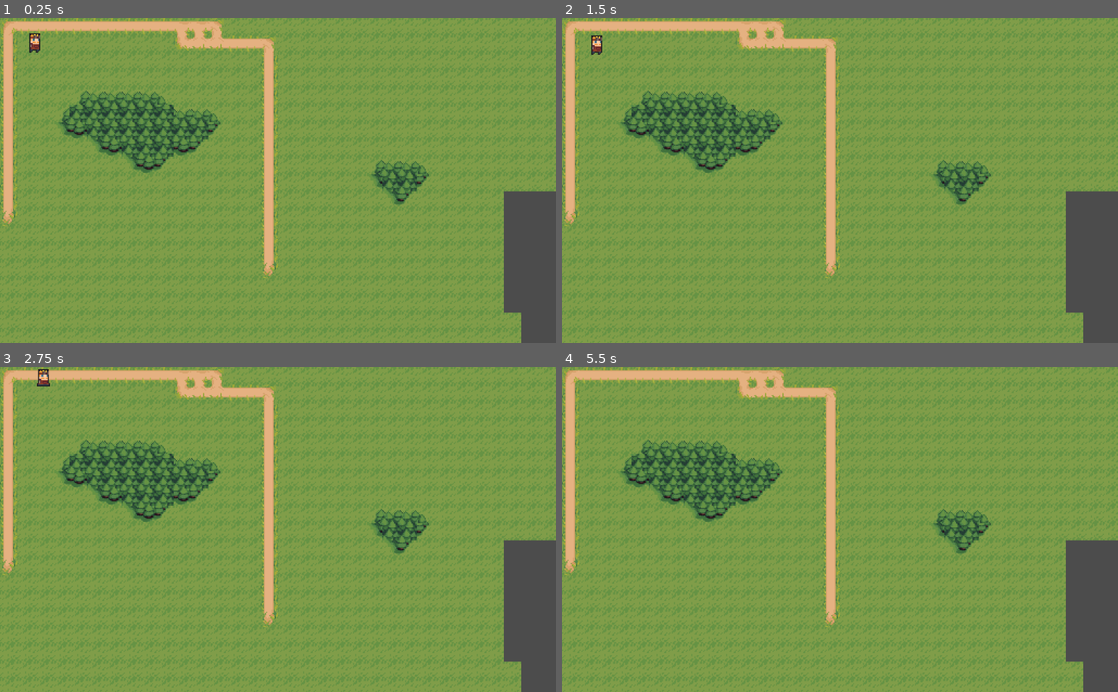
Above: before the commit, frames 1-4 (two rows, left to right).
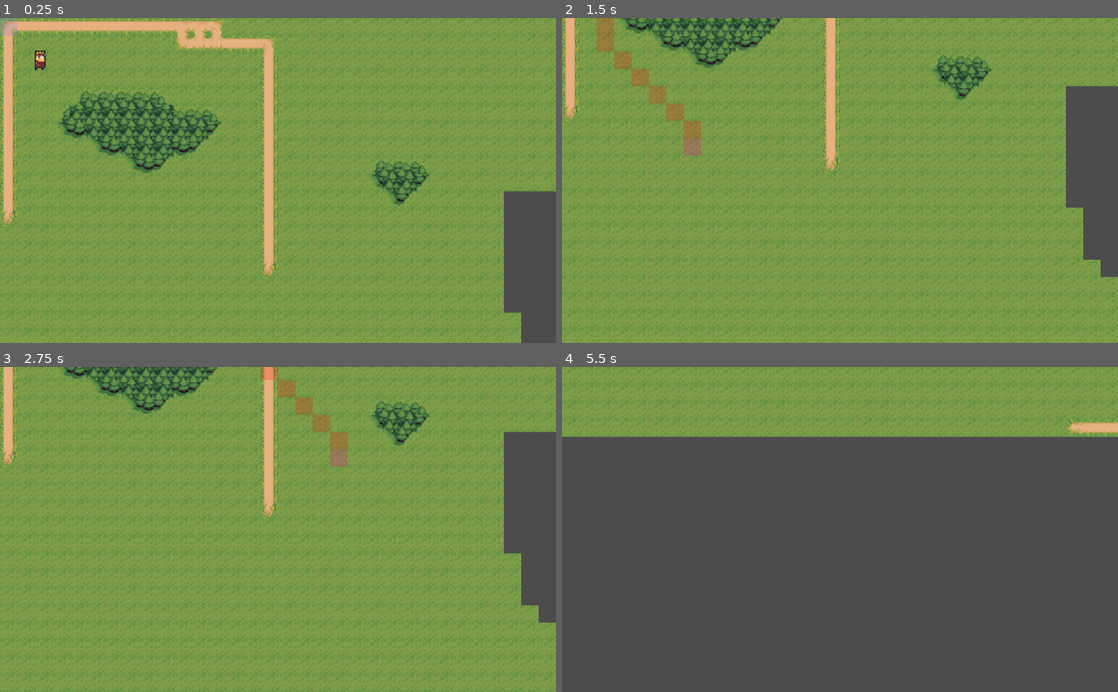
Above: after the commit, the same moments.

Repository: veratoe/godot_rts
Game: Godot game, scene res://scenes/root.tscn
Same seed, same stepped clock (60 frames per second), same inputs: the game is played once before the commit and once after it.
Inputs (mouse positions are in pixels of both pictures, inside the frame that each line leads up to):
- Up to frame 1 (0.25 s): no input
- Up to frame 2 (1.5 s): tap Enter at 0.5 s; move the mouse to (962, 164) at 0.52 s; press the mouse at (962, 164) at 0.53 s; tap S (ui_camera_down, bound only after the commit) at 0.8 s; release the mouse at (962, 164) at 1.25 s; drag from (728, 196) to (595, 40) at 1.27 s
- Up to frame 3 (2.75 s): move the mouse to (333, 458) at 2.02 s; hold A (ui_camera_left, bound only after the commit) from 2.03 s (still down); click (333, 458) at 2.17 s; tap D (ui_camera_right, bound only after the commit) at 2.3 s
- Up to frame 4 (5.5 s): release A (ui_camera_left, bound only after the commit) at 2.75 s; drag from (812, 594) to (673, 480) at 2.77 s; tap Space at 3.5 s; move the mouse to (1006, 578) at 3.52 s; hold W (ui_camera_up, bound only after the commit) 3.53-4.25 s; click (1006, 578) at 3.8 s; drag from (673, 480) to (756, 448) at 4.27 s; move the mouse to (867, 529) at 5.02 s; hold S (ui_camera_down, bound only after the commit) from 5.03 s (still down); click (867, 529) at 5.17 s; tap A (ui_camera_left, bound only after the commit) at 5.3 s

The runs differ from the first frame. In frame 1, 0.4% of the frame differs, in the area x 0-9%, y 0-17%; in frame 2, 25%; in frame 3, 34%; in frame 4, 77%, in the area x 0-100%, y 0-100%.

Commit message:
Astar betere diagonalen, begin camera

Diff:
--- a/project.godot
+++ b/project.godot
@@ -30,6 +30,26 @@
 "events": [ Object(InputEventMouseButton,"resource_local_to_scene":false,"resource_name":"","device":0,"alt":false,"shi …(212 unchanged characters)…
  ]
 }
+ui_camera_right={
+"deadzone": 0.5,
+"events": [ Object(InputEventKey,"resource_local_to_scene":false,"resource_name":"","device":0,"alt":false,"shift":false,"control":false,"meta":false,"command":false,"pressed":false,"scancode":68,"unicode":0,"echo":false,"script":null)
+ ]
+}
+ui_camera_left={
+"deadzone": 0.5,
+"events": [ Object(InputEventKey,"resource_local_to_scene":false,"resource_name":"","device":0,"alt":false,"shift":false,"control":false,"meta":false,"command":false,"pressed":false,"scancode":65,"unicode":0,"echo":false,"script":null)
+ ]
+}
+ui_camera_up={
+"deadzone": 0.5,
+"events": [ Object(InputEventKey,"resource_local_to_scene":false,"resource_name":"","device":0,"alt":false,"shift":false,"control":false,"meta":false,"command":false,"pressed":false,"scancode":87,"unicode":0,"echo":false,"script":null)
+ ]
+}
+ui_camera_down={
+"deadzone": 0.5,
+"events": [ Object(InputEventKey,"resource_local_to_scene":false,"resource_name":"","device":0,"alt":false,"shift":false,"control":false,"meta":false,"command":false,"pressed":false,"scancode":83,"unicode":0,"echo":false,"script":null)
+ ]
+}
 
 [rendering]
 
--- a/scenes/actors.tscn
+++ b/scenes/actors.tscn
@@ -7,6 +7,7 @@
 [ext_resource path="res://scripts/actor.gd" type="Script" id=5]
 
 [sub_resource type="RectangleShape2D" id=1]
+extents = Vector2( 8, 8 )
 
 [sub_resource type="SpriteFrames" id=2]
 animations = [ {
@@ -16,16 +17,23 @@
 "speed": 5.0
 } ]
 
-[node name="players" type="Node2D"]
-
-[node name="Area2D" type="Area2D" parent="."]
+[node name="actor" type="Area2D"]
 script = ExtResource( 5 )
 
-[node name="player2" type="CollisionShape2D" parent="Area2D"]
-position = Vector2( 0, -10 )
+[node name="ColorRect" type="ColorRect" parent="."]
+visible = false
+margin_right = 16.0
+margin_bottom = 16.0
+color = Color( 1, 1, 1, 0.294118 )
+__meta__ = {
+"_edit_use_anchors_": false
+}
+
+[node name="CollisionShape2D" type="CollisionShape2D" parent="."]
+position = Vector2( 8, 8 )
 shape = SubResource( 1 )
 
-[node name="AnimatedSprite" type="AnimatedSprite" parent="Area2D/player2"]
-position = Vector2( 0, -6 )
+[node name="AnimatedSprite" type="AnimatedSprite" parent="."]
+position = Vector2( 5, 0 )
 frames = SubResource( 2 )
-[connection signal="area_entered" from="Area2D" to="Area2D" method="_on_Area2D_area_entered"]
+[connection signal="area_entered" from="." to="." method="_on_Area2D_area_entered"]
--- a/scenes/root.tscn
+++ b/scenes/root.tscn
@@ -1,8 +1,13 @@
-[gd_scene load_steps=2 format=2]
+[gd_scene load_steps=3 format=2]
 
 [ext_resource path="res://scripts/root.gd" type="Script" id=1]
+[ext_resource path="res://scripts/Camera2D.gd" type="Script" id=2]
 
 [node name="root" type="Node2D"]
 script = ExtResource( 1 )
 
 [node name="Camera2D" type="Camera2D" parent="."]
+anchor_mode = 0
+current = true
+smoothing_enabled = true
+script = ExtResource( 2 )
--- a/scenes/world.tscn
+++ b/scenes/world.tscn
@@ -1,9 +1,11 @@
-[gd_scene load_steps=3 format=2]
+[gd_scene load_steps=4 format=2]
 
 [ext_resource path="res://tilemap/world_tiles.tres" type="TileSet" id=1]
 [ext_resource path="res://scripts/pathfinder.gd" type="Script" id=2]
+[ext_resource path="res://scripts/grid.gd" type="Script" id=3]
 
 [node name="world" type="TileMap"]
+z_index = -1
 tile_set = ExtResource( 1 )
 cell_size = Vector2( 16, 16 )
 format = 1
@@ -12,3 +14,6 @@
 __meta__ = {
 "_edit_horizontal_guides_": [ 715.337 ]
 }
+
+[node name="grid" type="Node2D" parent="."]
+script = ExtResource( 3 )
--- /dev/null
+++ b/scripts/Camera2D.gd
@@ -0,0 +1,49 @@
+extends Camera2D
+
+
+# Declare member variables here. Examples:
+var step : int = 100
+# var b = "text"
+var is_drag : bool = false
+
+var last_mouse_position : Vector2
+
+# Called when the node enters the scene tree for the first time.
+func _ready():
+	last_mouse_position = get_local_mouse_position()
+	pass # Replace with function body.
+
+
+
+# Called every frame. 'delta' is the elapsed time since the previous frame.
+#func _process(delta):
+#	pass
+
+func _input(event):
+
+	self.smoothing_enabled = true
+
+	if Input.is_action_pressed("ui_camera_right"):
+		position.x += step
+	if Input.is_action_pressed("ui_camera_left"):
+		position.x -= step
+	if Input.is_action_pressed("ui_camera_down"):
+		position.y += step
+	if Input.is_action_pressed("ui_camera_up"):
+		position.y -= step
+
+	if event is InputEventMouseButton:
+		if event.pressed and event.button_index == BUTTON_RIGHT:
+			is_drag = true
+			last_mouse_position = get_global_mouse_position()
+		else:
+			is_drag = false
+
+	if event is InputEventMouseMotion:
+		if is_drag:
+			self.smoothing_enabled = false
+			position -= get_global_mouse_position() - last_mouse_position
+
+
+	position.x = clamp(position.x, 0, 1000)
+	position.y = clamp(position.y, 0, 1000)
--- a/scripts/actor.gd
+++ b/scripts/actor.gd
@@ -1,16 +1,26 @@
 extends Area2D
 
 export var speed = 40
-export var destination = PoolVector2Array()
 # Called when the node enters the scene tree for the first time.
+var destination: Vector2 setget set_destination
+
+onready var world = get_tree().get_root().get_node("root/world")
 
 var has_destination : bool = false
 var is_moving : bool = false
-var route_points : Array
+
+var route_points : PoolVector2Array # world coordinates
+
 var velocity : Vector2
 var float_position : Vector2
 
+func set_destination(value: Vector2):
+	# mooi afronden van de getallekes
+	destination = world.map_to_world(world.world_to_map(value))
+	find_path()
+
 func _ready():
+	set_process(true)
 	position = Vector2(32, 32)
 	float_position = position
 	pass # Replace with function body.
@@ -19,47 +29,63 @@
 # Called every frame. 'delta' is the elapsed time since the previous frame.
 func _process(delta):
 	if has_destination:
-		find_path(destination)
 		move(delta)
 
-	$player2/AnimatedSprite.flip_h = velocity.x < 0
+	$AnimatedSprite.flip_h = velocity.x < 0
 
 	if is_moving:
-		$player2/AnimatedSprite.play()
+		pass
+		$AnimatedSprite.play()
 	else:
-		$player2/AnimatedSprite.stop()
-		$player2/AnimatedSprite.frame = 0
+		$AnimatedSprite.stop()
+		$AnimatedSprite.frame = 0
 
-func find_path(destination: Vector2):
-	route_points = get_tree().get_root().get_node("root/world").find_path(position, destination)
+	update()
+
+func find_path():
+	route_points = world.find_path(position, destination)
 
 func move(delta: float):
+	var point: Vector2
+
 	is_moving = true
-	if route_points.size() <= 1:
-		print("klaars")
+
+	if position == destination:
+		has_destination = false
+		is_moving = false
+		return
+
+	if route_points.size() > 1:
+		point = route_points[1]
+		if position == point:
+			route_points.remove(1)
+			point = route_points[1]
+
+	elif route_points.size() > 0:
+		point = destination
+	else:
+		print("no route")
 		is_moving = false
 		has_destination = false
 		return
 
-	var point = route_points[1]
-	print()
 
-	var weight = get_tree().get_root().get_node("root/world").get_weight(position)
-
+	var weight = world.get_weight(position)
 
 	velocity = (point - position).normalized()
 	velocity *= delta * speed / weight
-
 
 	float_position += velocity.clamped((point - position).length())
 	position.x = round(float_position.x)
 	position.y = round(float_position.y)
 
-	if position == destination:
-		has_destination = false
-		is_moving = false
+
 
 func _draw():
+	draw_rect(Rect2(destination - position, Vector2(16, 16)), Color(0.5, 0.5, 1.0, 0.2))
+
+	for point in route_points:
+		draw_rect(Rect2(point - position, Vector2(16, 16)), Color(1.0, 0.0, 0.0, 0.2))
 	pass
 
 func _unhandled_input(event):
@@ -67,11 +93,10 @@
 		pass
 	else:
 		if Input.is_action_pressed("ui_click_left"):
-			print(event.position)
 			has_destination = true
-			destination = Vector2(round(event.position.x), round(event.position.y))
+			self.destination = get_global_mouse_position()
 
 # doet niks??
-func _on_Area2D_area_entered(area):
+func _on_Area2D_area_entered():
 	print('wubbels')
 	pass # Replace with function body.
--- /dev/null
+++ b/scripts/grid.gd
@@ -0,0 +1,10 @@
+extends Node2D
+
+onready var size = get_parent().size
+
+func _draw():
+	pass
+	#for x in range(size.x):
+	#	draw_line(Vector2(x * 16, 0), Vector2(x * 16, size.y * 16), Color(1.0, 1.0, 1.0, 0.1))
+	#for y in range(size.y):
+	#	draw_line(Vector2(0, y * 16), Vector2(size.x * 16, y * 16), Color(1.0, 1.0, 1.0, 0.1))
--- a/scripts/pathfinder.gd
+++ b/scripts/pathfinder.gd
@@ -1,6 +1,8 @@
 extends TileMap
 
 onready var astar = AStar2D.new()
+
+var size: Vector2 = Vector2(100, 100)
 
 var walkable_cells : Array = [
 	0, # dirt road
@@ -10,9 +12,8 @@
 
 var weights: Dictionary = {
 	0: 1,
-	2: 1.5
+	2: 1,
 }
-
 
 func get_weight(point: Vector2):
 	var cell = get_cellv(world_to_map(point))
@@ -22,7 +23,6 @@
 # Called when the node enters the scene tree for the first time.
 func _ready():
 	initialize_astar()
-	pass # Replace with function body.
 
 func calculate_index(point: Vector2) -> int:
 	return point.y * map_size.x + point.x
@@ -42,33 +42,34 @@
 	var dy
 
 	for point in points:
-		#print("examining point (%s, %s), with index %s" % [point.x, point.y, calculate_index(point)])
 		for y in range(3):
 			dy = point.y + y - 1
 			for x in range(3):
 				dx = point.x + x - 1
-				#print("neighbor: (%s, %s)" % [dx, dy])
 				if dy < 0 or dy > map_size.y:
-				#print("skipping: (", dx, ", " , dy, ")")
 					continue
 
-
 				if dx < 0 or dx > map_size.x:
-					#print("skipping: (", dx, ", " , dy, ")")
 					continue
 
 				if y == 1 and x == 1:
-					#print(dx, " = ", point.x , ", ", dy, " = ", point.y)
 					continue
 
 				var neighbor = Vector2(dx, dy)
 
-				if not astar.has_point( calculate_index(neighbor)):
-					#print("( %s, %s) met index %s not walkable" % [neighbor.x, neighbor.y, calculate_index(neighbor)])
+				if not astar.has_point(calculate_index(neighbor)):
 					continue
 
+				# aanvullende check voor diagonale verbindingen
+				if (x == 0 or x == 2) and (y == 0 or y == 2):
+					if not astar.has_point(calculate_index(Vector2(point.x + x - 1, point.y))):
+						print('diagonaal past niet')
+						continue
+					if not astar.has_point(calculate_index(Vector2(point.x, point.y + y - 1))):
+						print('diagonaal past niet')
+						continue
+
 				astar.connect_points( calculate_index(point),  calculate_index(neighbor), true)
-				#print(point.x, ", " , point.y, " => " , dx, ", ", dy , " connect!")
 
 func find_path(start: Vector2, end: Vector2):
 	var world_path: Array
@@ -77,3 +78,6 @@
 		world_path.append(map_to_world(point))
 
 	return world_path
+
+func _process(delta):
+	update()
--- a/tilemap/world_tiles.tres
+++ b/tilemap/world_tiles.tres
@@ -2,8 +2,28 @@
 
 [ext_resource path="res://tilemap/overworld_tileset_grass.png" type="Texture" id=1]
 
+[sub_resource type="NavigationPolygon" id=1]
+vertices = PoolVector2Array( 16, 16, 0, 16, 0, 0, 16, 0.000427246 )
+polygons = [ PoolIntArray( 0, 1, 2, 3 ) ]
+
+[sub_resource type="NavigationPolygon" id=2]
+vertices = PoolVector2Array( 16, 16, 0, 16, 0, 0, 16, 0 )
+polygons = [ PoolIntArray( 0, 1, 2, 3 ) ]
+
+[sub_resource type="NavigationPolygon" id=3]
+vertices = PoolVector2Array( 16, 16, 0, 16, 0, 0, 16, 0 )
+polygons = [ PoolIntArray( 0, 1, 2, 3 ) ]
+
 [sub_resource type="NavigationPolygon" id=4]
-vertices = PoolVector2Array( 16, 16, 0, 16, 0, 0, 16, 0.000427246 )
+vertices = PoolVector2Array( 16, 16, 0, 16, 0, 0, 16, 0 )
+polygons = [ PoolIntArray( 0, 1, 2, 3 ) ]
+
+[sub_resource type="NavigationPolygon" id=5]
+vertices = PoolVector2Array( 16, 16, 0.701515, 16, 0, 0, 16, 0.698128 )
+polygons = [ PoolIntArray( 0, 1, 2, 3 ) ]
+
+[sub_resource type="NavigationPolygon" id=6]
+vertices = PoolVector2Array( 16, 16, 0, 16, 0, 0, 16, 0 )
 polygons = [ PoolIntArray( 0, 1, 2, 3 ) ]
 
 [sub_resource type="NavigationPolygon" id=7]
@@ -16,10 +36,6 @@
 
 [sub_resource type="NavigationPolygon" id=9]
 vertices = PoolVector2Array( 16, 16, 0, 16, 0, 0, 16, 0 )
-polygons = [ PoolIntArray( 0, 1, 2, 3 ) ]
-
-[sub_resource type="NavigationPolygon" id=5]
-vertices = PoolVector2Array( 16, 16, 0.701515, 16, 0, 0, 16, 0.698128 )
 polygons = [ PoolIntArray( 0, 1, 2, 3 ) ]
 
 [sub_resource type="NavigationPolygon" id=10]
@@ -51,32 +67,16 @@
 polygons = [ PoolIntArray( 0, 1, 2, 3 ) ]
 
 [sub_resource type="NavigationPolygon" id=17]
-vertices = PoolVector2Array( 16, 16, 0, 16, 0, 0, 16, 0 )
-polygons = [ PoolIntArray( 0, 1, 2, 3 ) ]
-
-[sub_resource type="NavigationPolygon" id=18]
-vertices = PoolVector2Array( 16, 16, 0, 16, 0, 0, 16, 0 )
-polygons = [ PoolIntArray( 0, 1, 2, 3 ) ]
-
-[sub_resource type="NavigationPolygon" id=19]
-vertices = PoolVector2Array( 16, 16, 0, 16, 0, 0, 16, 0 )
-polygons = [ PoolIntArray( 0, 1, 2, 3 ) ]
-
-[sub_resource type="NavigationPolygon" id=20]
-vertices = PoolVector2Array( 16, 16, 0, 16, 0, 0, 16, 0 )
-polygons = [ PoolIntArray( 0, 1, 2, 3 ) ]
-
-[sub_resource type="NavigationPolygon" id=6]
 vertices = PoolVector2Array( 16, 16, 0.000427246, 16, 0.000427246, 0.232994, 16, 0.232994 )
 polygons = [ PoolIntArray( 0, 1, 2, 3 ) ]
 
-[sub_resource type="ConvexPolygonShape2D" id=1]
+[sub_resource type="ConvexPolygonShape2D" id=18]
 points = PoolVector2Array( 16, 2.36738, 16, 15.6237, 9.26273, 15.1586, 13.9141, 3.29765 )
 
-[sub_resource type="ConvexPolygonShape2D" id=2]
+[sub_resource type="ConvexPolygonShape2D" id=19]
 points = PoolVector2Array( 15.5892, 15.6237, 0.472321, 15.6237, 0.472321, 4.46049, 15.5892, 4.46049 )
 
-[sub_resource type="ConvexPolygonShape2D" id=3]
+[sub_resource type="ConvexPolygonShape2D" id=20]
 points = PoolVector2Array( 0.286957, 4.69305, 10.7525, 15.1586, 0, 16 )
 
 [resource]
Not shown: 3 places in tilemap/world_tiles.tres that only renumber resources
